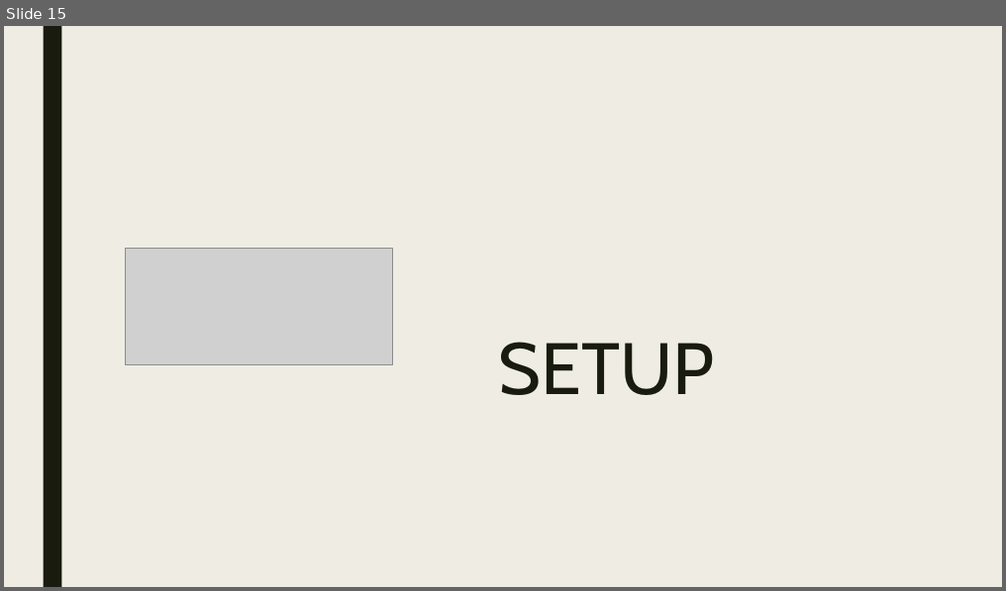
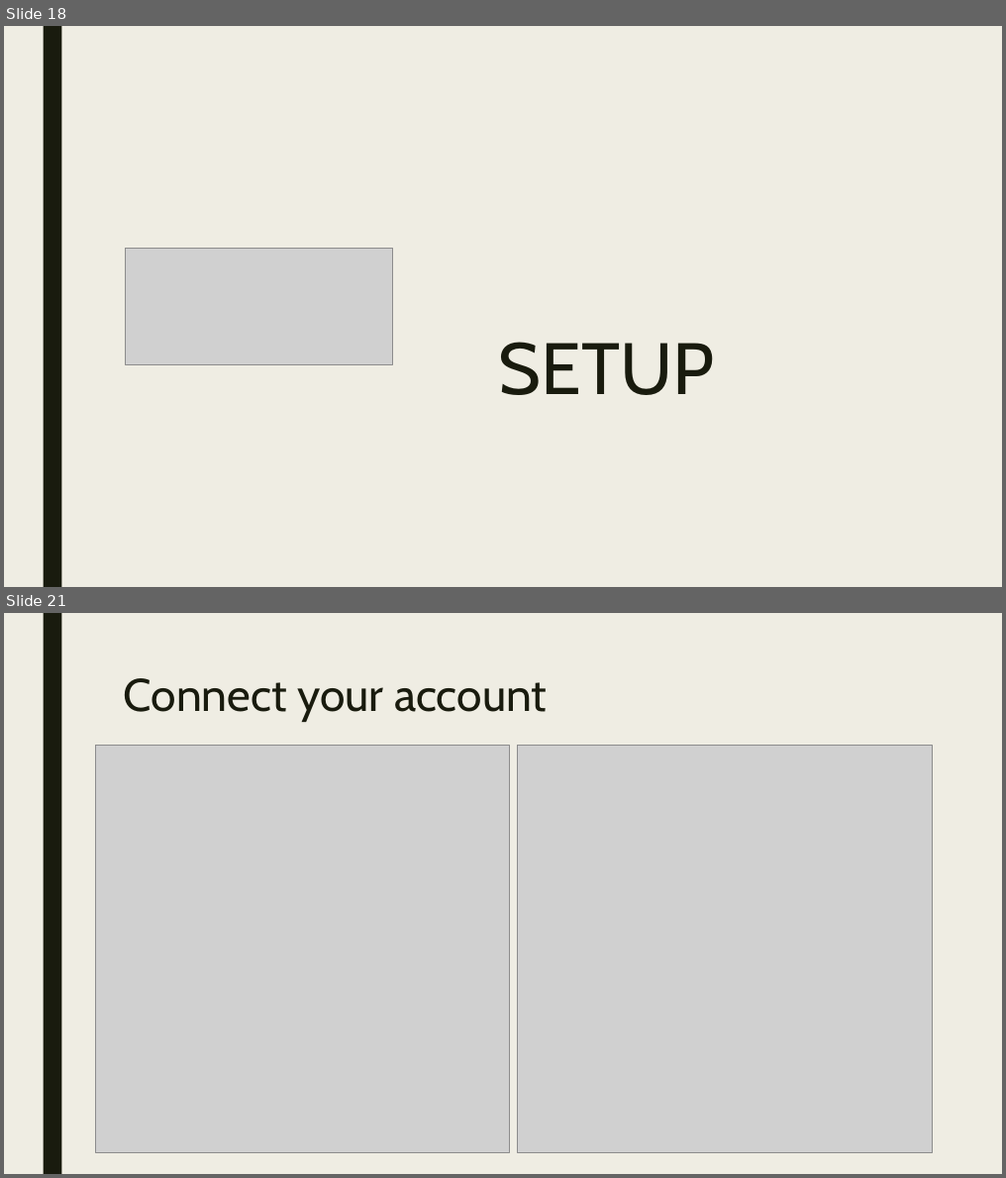
Before and after one commit to RforOperations2018/Class_2, a slide deck: Class 5.pptx. Shown one above the other, each under a label of ours: slide 15 before the commit, slides 18 and 21 after it; the slides between them are not shown. The pictures are 1006x591 and 1006x1178 pixels, drawn with LibreOffice and Linux fonts; fonts in the diff are those of the drawing; grey boxes stand for pictures. Boxes give left, top, right and bottom in pixels: in the first picture for what was removed or moved away, otherwise in the second. Text is boxed around its words. In the diff, an @@ line names an element or a change of style, - is before the commit and + after.

```diff
--- a/Class 5.pptx
+++ b/Class 5.pptx
@@ slide 21 added at (4, 613, 1002, 1174), background #EFEDE3; not listed: 1 template element that a slide beside it also shows @@
@@ title added at (124, 678, 547, 722), 44 pt, text #191B0E @@
+Connect your account
@@ picture added at (96, 746, 509, 1153) @@
@@ picture added at (518, 746, 933, 1153) @@
@@ what was slide 15 is now slide 18 @@
```
Also in this commit, not shown: 5 other slides added.
